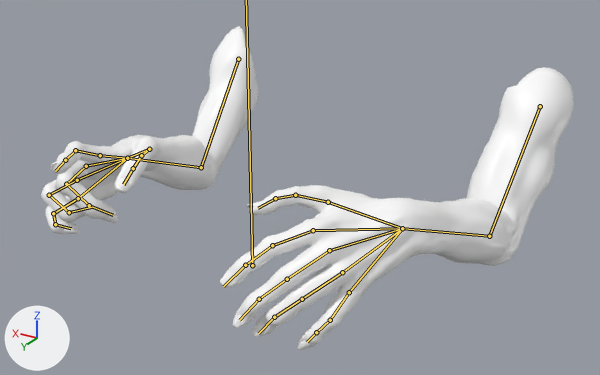
The glTF model models/hands.glb as it was, and as the next commit left it.
One viewpoint serves both versions: a 50 mm lens placed at (-0.471, 0.683, 0.451), pointed at (-0.016, -0.077, 0.072). Arrows for +X, +Y and +Z are at lower left; the lights stay in place. Both versions are drawn at frame 25 of the action 'idle'; the numbers are the values there. The bones that bend it are drawn over the model as lines.
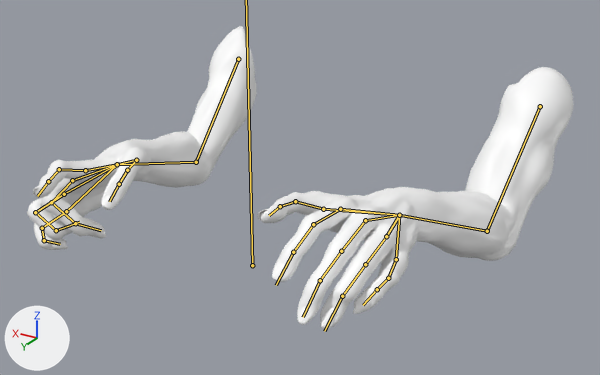
The change, as a diff of the scene's bpy script:
```diff
--- a/models/hands.glb.py
+++ b/models/hands.glb.py
@@ bone_bone_004 @@
 bone_bone_004 = bpy.data.objects['Armature'].pose.bones['Bone.004']  # child of 'Bone'
-bone_bone_004.rotation_quaternion = (0.943, 0.332, -0.02, -0.002)  # degrees (39, -2, -1)
+bone_bone_004.rotation_quaternion = (0.957, 0.29, -0.018, -0.001)  # degrees (34, -2, -1)
@@ bone_bone_003 @@
 bone_bone_003 = bpy.data.objects['Armature'].pose.bones['Bone.003']  # child of 'Bone.004'
-bone_bone_003.rotation_quaternion = (0.894, -0.444, 0.051, -0.025)  # degrees (-53, 4, -5)
+bone_bone_003.rotation_quaternion = (0.905, -0.422, 0.053, -0.022)  # degrees (-50, 4, -5)
@@ bone_bone_005 @@
 bone_bone_005 = bpy.data.objects['Armature'].pose.bones['Bone.005']  # child of 'Bone.003'
-bone_bone_005.rotation_quaternion = (0.996, 0.028, -0.068, 0.044)  # degrees (3, -8, 5)
+bone_bone_005.rotation_quaternion = (0.959, 0.19, 0.208, -0.019)  # degrees (23, 24, 3)
@@ bone_bone_009 @@
 bone_bone_009 = bpy.data.objects['Armature'].pose.bones['Bone.009']  # child of 'Bone.003'
-bone_bone_009.rotation_quaternion = (0.997, 0.058, -0.001, 0.057)  # degrees (7, -1, 7)
+bone_bone_009.rotation_quaternion = (0.958, 0.068, 0.25, -0.121)  # degrees (5, 30, -13)
@@ bone_bone_013 @@
 bone_bone_013 = bpy.data.objects['Armature'].pose.bones['Bone.013']  # child of 'Bone.003'
-bone_bone_013.rotation_quaternion = (0.996, 0.064, 0.019, 0.062)  # degrees (7, 2, 7)
+bone_bone_013.rotation_quaternion = (0.959, 0.033, 0.231, -0.161)  # degrees (-1, 27, -19)
@@ bone_bone_017 @@
 bone_bone_017 = bpy.data.objects['Armature'].pose.bones['Bone.017']  # child of 'Bone.003'
-bone_bone_017.rotation_quaternion = (0.995, 0.067, 0.037, 0.067)  # degrees (8, 4, 8)
+bone_bone_017.rotation_quaternion = (0.96, 0.007, 0.191, -0.206)  # degrees (-4, 22, -25)
@@ bone_bone_021 @@
 bone_bone_021 = bpy.data.objects['Armature'].pose.bones['Bone.021']  # child of 'Bone.003'
-bone_bone_021.rotation_quaternion = (0.995, 0.068, 0.036, 0.056)  # degrees (8, 4, 7)
+bone_bone_021.rotation_quaternion = (0.959, 0.011, 0.145, -0.244)  # degrees (-3, 16, -29)
@@ bone_bone_022 @@
 bone_bone_022 = bpy.data.objects['Armature'].pose.bones['Bone.022']  # child of 'Bone.021'
-bone_bone_022.rotation_quaternion = (0.912, -0.016, 0.152, 0.381)  # degrees (5, 17, 46)
+bone_bone_022.rotation_quaternion = (0.909, -0.086, -0.015, 0.407)  # degrees (-10, 2, 48)
@@ bone_bone_026 @@
 bone_bone_026 = bpy.data.objects['Armature'].pose.bones['Bone.026']  # child of 'Bone'
-bone_bone_026.rotation_quaternion = (0.942, 0.335, 0.022, -0.009)  # degrees (39, 3, 0)
+bone_bone_026.rotation_quaternion = (0.958, 0.285, 0.024, -0.012)  # degrees (33, 3, 0)
@@ bone_bone_027 @@
 bone_bone_027 = bpy.data.objects['Armature'].pose.bones['Bone.027']  # child of 'Bone.026'
-bone_bone_027.rotation_quaternion = (0.889, -0.44, -0.042, -0.118)  # degrees (-52, -10, -10)
+bone_bone_027.rotation_quaternion = (0.928, -0.357, -0.045, -0.099)  # degrees (-41, -9, -9)
```

Changed parts and their boxes [x1, y1, x2, y2] in the pictures (600 x 375 px):
'Default', posed (6% shorter): before [41, 26, 574, 350]; after [27, 26, 574, 329]
bone 'Bone.004', root to tip: before (540, 106) to (489, 236); after (540, 106) to (487, 231)
bone 'Bone.003', root to tip: before (489, 236) to (402, 228); after (487, 231) to (399, 215)
bone 'Bone.005', root to tip: before (402, 228) to (328, 202); after (399, 215) to (323, 209)
bone 'Bone.009', root to tip: before (402, 228) to (313, 230); after (399, 215) to (340, 209)
bone 'Bone.013', root to tip: before (402, 228) to (329, 250); after (399, 215) to (365, 220)
bone 'Bone.017', root to tip: before (402, 228) to (342, 272); after (399, 215) to (386, 236)
bone 'Bone.021', root to tip: before (402, 228) to (349, 292); after (399, 215) to (396, 259)
bone 'Bone.022', root to tip: before (349, 292) to (330, 320); after (396, 259) to (388, 278)
bone 'Bone.026', root to tip: before (238, 59) to (201, 167); after (238, 59) to (196, 162)
bone 'Bone.027', root to tip: before (201, 167) to (127, 158); after (196, 162) to (117, 164)
